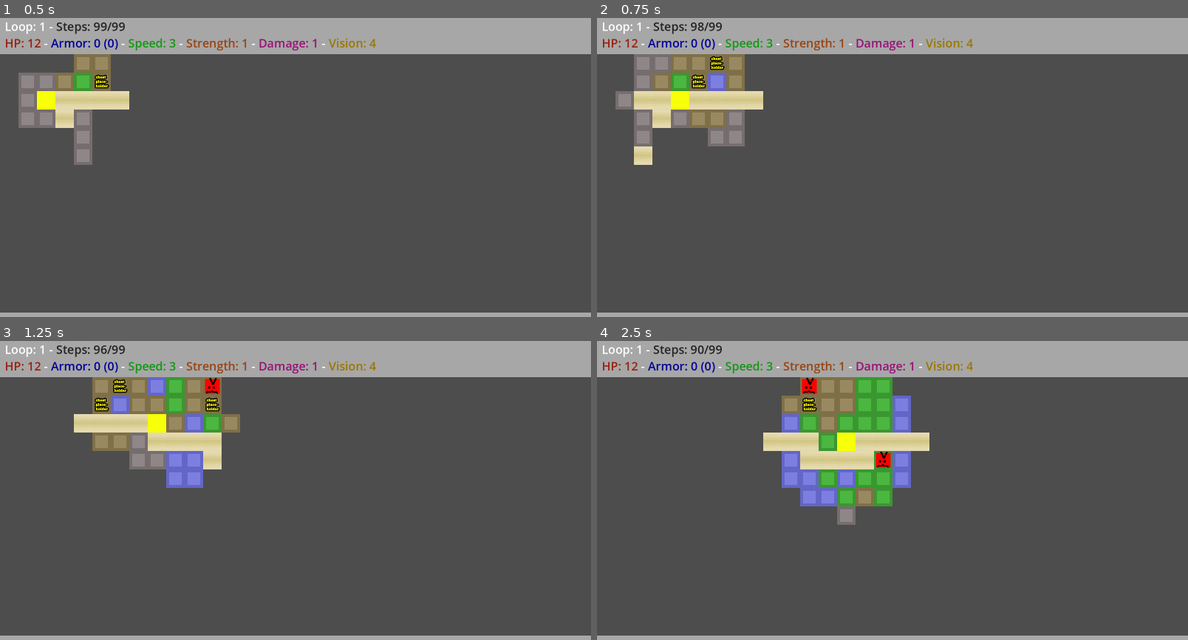
Above: before the commit, frames 1-4 (two rows, left to right).
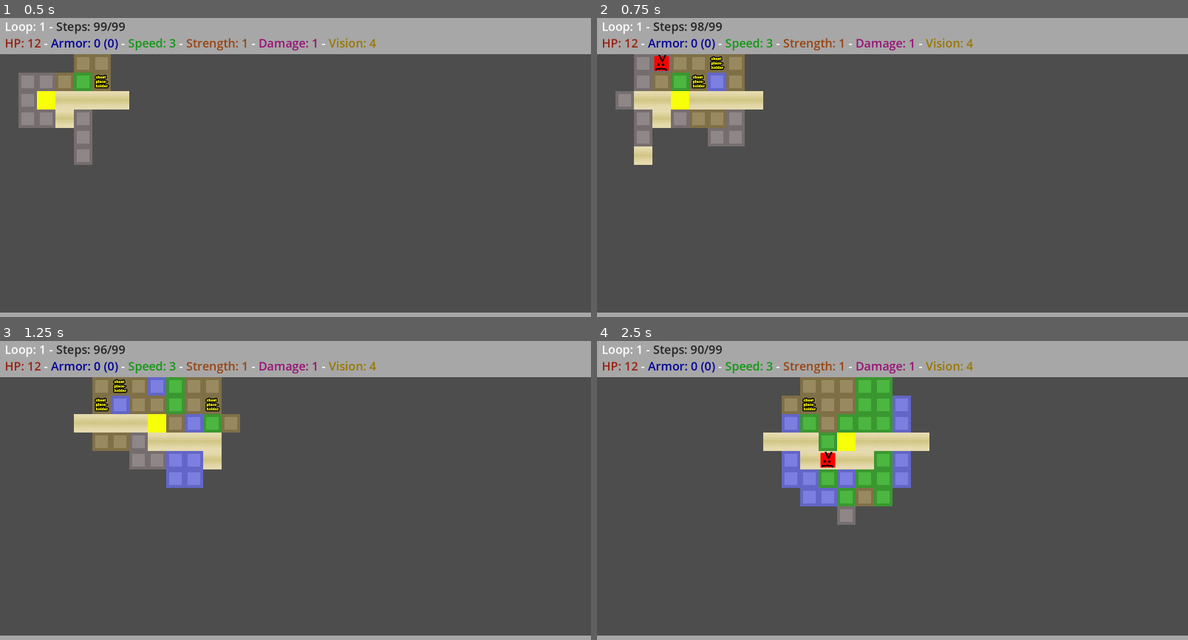
Above: after the commit, the same moments.

Repository: ShrikeGames/gmtk2025
Game: Godot game, scene res://assets/scenes/Main.tscn
Same seed, same stepped clock (60 frames per second), same inputs: the game is played once before the commit and once after it.
Inputs:
- Up to frame 1 (0.5 s): no input
- Up to frame 2 (0.75 s): tap Enter at 0.5 s; hold D (MoveRight) from 0.53 s (still down); tap E (Interact) at 0.6 s
- Up to frame 3 (1.25 s): keep holding D (MoveRight)
- Up to frame 4 (2.5 s): release D (MoveRight) at 1.28 s; hold S (MoveDown) 1.28-2.03 s; tap E (Interact) at 1.35, 2.3 s; tap Space at 2 s; hold D (MoveRight) from 2.03 s (still down); tap Backspace (Undo) at 2.1 s

Frame 1 is identical in both runs. In frame 2, 0.1% of the frame differs, in the area x 9-13%, y 12-18%; in frame 3, 0.1%; in frame 4, 0.4%, in the area x 34-50%, y 12-43%.

Commit message:
Day2 checkpoint

Diff:
--- a/assets/scripts/CombatScreen.gd
+++ b/assets/scripts/CombatScreen.gd
@@ -104,7 +104,7 @@
 		var base_damage:int = enemy_stats["damage"]
 		var strength:int = enemy_stats["strength"]
 		# for now don't give enemies a strength modifier
-		var enemy_strength_damage_modifier:float = 0
+		var enemy_strength_damage_modifier:float = 0.5
 
 		var total_damage:int = base_damage + int(strength*enemy_strength_damage_modifier)
 		# deal the damage first to armor
--- a/assets/scripts/RewardChoiceScreen.gd
+++ b/assets/scripts/RewardChoiceScreen.gd
@@ -434,7 +434,12 @@
 			"description": "Increase your [color=#119911]Speed[/color] by 6 and deal bonus damage equal to your speed.",
 			"type": "item",
 			"color": "997700",
-			"stats": [],
+			"stats": [{
+				"name": "speed",
+				"type": "modify",
+				"min_amount": 6,
+				"max_amount": 6
+			}],
 			"combat_effects": [
 				{
 					"damage": {
@@ -444,12 +449,6 @@
 							"use_other_stat": "speed",
 							"min_amount": 0,
 							"max_amount": 0
-						},
-						{
-							"name": "damage",
-							"type": "modify",
-							"min_amount": 6,
-							"max_amount": 6
 						}]
 					}
 				}
@@ -541,7 +540,7 @@
 			"type": "consumable",
 			"color": "000099",
 			"stats": [{
-				"name": "health",
+				"name": "hp",
 				"type": "modify",
 				"min_amount": 25,
 				"max_amount": 25
@@ -557,7 +556,7 @@
 	if rarity == "":
 		randomly_select_rarity = true
 	var rarities:Array[String] = ["common", "uncommon", "rare", "legendary", "unique"]
-	var probabilities:Array[float] = [0.5, 0.5, 0.5, 0.5, 0.5]
+	var probabilities:Array[float] = [0.5, 0.5, 0.5, 0.5, 1]
 	for reward_card in reward_cards:
 		if randomly_select_rarity:
 			var i:int = 0
--- a/assets/scripts/SideBar.gd
+++ b/assets/scripts/SideBar.gd
@@ -19,7 +19,7 @@
 	var displayed_strength:int = strength
 	var displayed_damage:int = damage
 	var displayed_vision:int = vision
-	var displayed_max_steps:int = max_steps
+	var displayed_max_steps:float = max_steps
 	for reward_config in rewards:
 		var reward_type:String = reward_config.get("type", "consumable")
 		if reward_type != "item":
@@ -36,42 +36,42 @@
 			if stat_name != "":
 				if type == "modify":
 					if stat_name == "vision":
-						displayed_vision += amount
+						displayed_vision = max(0, displayed_vision+amount)
 					elif stat_name == "hp":
-						displayed_hp += amount
+						displayed_hp = max(1, displayed_hp+amount)
 					elif stat_name == "armor":
-						displayed_armor += amount
+						displayed_armor = max(0, displayed_armor+amount)
 					elif stat_name == "armor_regen":
-						displayed_armor_regen += amount
+						displayed_armor_regen = max(0, displayed_armor_regen+amount)
 					elif stat_name == "speed":
-						displayed_speed += amount
+						displayed_speed = max(0, displayed_speed+amount)
 					elif stat_name == "strength":
-						displayed_strength += amount
+						displayed_strength = max(0, displayed_strength+amount)
 					elif stat_name == "damage":
-						displayed_damage += amount
+						displayed_damage = max(0, displayed_damage+amount)
 					elif stat_name == "steps":
-						steps += amount
+						steps = max(0, steps+amount)
 					elif stat_name == "max_steps":
-						displayed_max_steps += amount
+						displayed_max_steps = max(0, displayed_max_steps+amount)
 				elif type == "set":
 					if stat_name == "vision":
-						displayed_vision = amount
+						displayed_vision = max(0, amount)
 					elif stat_name == "hp":
-						displayed_hp = amount
+						displayed_hp = max(1, amount)
 					elif stat_name == "armor":
-						displayed_armor = amount
+						displayed_armor = max(0, amount)
 					elif stat_name == "armor_regen":
-						displayed_armor_regen = amount
+						displayed_armor_regen = max(0, amount)
 					elif stat_name == "speed":
-						displayed_speed = amount
+						displayed_speed = max(0, amount)
 					elif stat_name == "strength":
-						displayed_strength = amount
+						displayed_strength = max(0, amount)
 					elif stat_name == "damage":
-						displayed_damage = amount
+						displayed_damage = max(0, amount)
 					elif stat_name == "steps":
-						steps = amount
+						steps = max(0, amount)
 					elif stat_name == "max_steps":
-						displayed_max_steps = amount
+						displayed_max_steps = max(0, amount)
 
 	var steps_rich_text:String = "[color=#222222]Steps: %d/%d[/color]"%[int(steps), int(displayed_max_steps)]
 	var hp_rich_text:String = "[color=#992211]HP: %d[/color]"%[displayed_hp]
--- a/assets/scripts/WorldMap.gd
+++ b/assets/scripts/WorldMap.gd
@@ -28,6 +28,7 @@
 @export var max_steps:float = 99
 @export var steps:float = 99
 @export var loop:float = 0
+@export var boss_kills:float = 0
 
 @export var has_flippers:bool = false
 @export var has_climbing_gear:bool = false
@@ -70,7 +71,7 @@
 	init_loop()
 
 func init_loop():
-	loop +=1
+	loop += 1
 	rewards = []
 	fighting_boss = false
 	has_flippers = false
@@ -91,6 +92,9 @@
 		hp = 12
 	max_steps = 99
 	steps = 99
+	reward_choice_screen.visible = false
+	combat_screen.visible = false
+	combat_screen.combat_results_screen.visible = false
 	# draw the tiles to the screen around the player
 	update_screen(player_position, sight_radius)
 
@@ -131,13 +135,18 @@
 		if road_tile_count > 1 and road_tile_count%4 == 0:
 			road_y += randi_range(-1, 1)
 			road_x -= 1
+		road_x = wrapi(road_x, 0, map_width)
+		road_y = wrapi(road_y, 0, map_height)
 		generate_tile(new_map_tiles[road_y][road_x], road_x, road_y, p_tile_width, p_tile_height, TILE_ROAD, -1)
 		road_tile_count += 1
 		road_x += 1
+
 	while road_y < map_height-4:
 		if road_tile_count%4 == 0:
 			road_x += randi_range(-1, 1)
 			road_y -= 1
+		road_x = wrapi(road_x, 0, map_width)
+		road_y = wrapi(road_y, 0, map_height)
 		generate_tile(new_map_tiles[road_y][road_x], road_x, road_y, p_tile_width, p_tile_height, TILE_ROAD, -1)
 		road_tile_count += 1
 		road_y += 1
@@ -145,6 +154,8 @@
 		if road_tile_count > 1 and road_tile_count%4 == 0:
 			road_y += randi_range(-1, 1)
 			road_x += 1
+		road_x = wrapi(road_x, 0, map_width)
+		road_y = wrapi(road_y, 0, map_height)
 		generate_tile(new_map_tiles[road_y][road_x], road_x, road_y, p_tile_width, p_tile_height, TILE_ROAD, -1)
 		road_tile_count += 1
 		road_x -= 1
@@ -152,6 +163,8 @@
 		if road_tile_count%4 == 0:
 			road_x += randi_range(-1, 1)
 			road_y += 1
+		road_x = wrapi(road_x, 0, map_width)
+		road_y = wrapi(road_y, 0, map_height)
 		generate_tile(new_map_tiles[road_y][road_x], road_x, road_y, p_tile_width, p_tile_height, TILE_ROAD, -1)
 		road_tile_count += 1
 		road_y -= 1
@@ -165,13 +178,13 @@
 		existing_tile.item_id = 1
 		# generate a random enemy
 		var base_enemy_stats:Dictionary = {
-			"hp": 5,
+			"hp": 1,
 			"armor": 0,
-			"speed": 3,
+			"speed": 1,
 			"damage": 1,
 			"strength": 1
 		}
-		var enemy_stats:Dictionary = generate_enemy_stats(base_enemy_stats, 30)
+		var enemy_stats:Dictionary = generate_enemy_stats(base_enemy_stats, 10*pow(boss_kills+1,2))
 
 		existing_tile.enemy_stats = enemy_stats
 		existing_tile.update_texture()
@@ -247,7 +260,7 @@
 
 	side_bar.update_stats(rewards, steps, max_steps, hp, armor, armor_regen, speed, strength, damage, sight_radius, loop)
 
-func is_visible_to_player(map_tile:MapTile, p_tile_position:Vector2i, p_player_position:Vector2i, p_sight_radius:int):
+func is_visible_to_player(_map_tile:MapTile, p_tile_position:Vector2i, p_player_position:Vector2i, p_sight_radius:int):
 	var distance:float = p_player_position.distance_to(p_tile_position)
 	var players_tile:MapTile = map_tiles[p_player_position.y][p_player_position.x]
 	if distance <2 and players_tile.type == TILE_FOREST:
@@ -295,6 +308,17 @@
 	return is_within_distance and is_tile_visible
 
 func _process(delta: float) -> void:
+	if combat_screen.visible:
+		if combat_screen.is_combat_lost():
+			combat_screen.combat_results_screen.results_test.text="[center]Defeat!\nYou were defeated in battle.\nPress the Interact key to restart the loop and try again.[/center]"
+			combat_screen.combat_results_screen.visible=true
+			combat_screen.combat_results_screen.combat_type = "Defeat"
+
+		elif combat_screen.is_combat_won():
+			combat_screen.combat_results_screen.results_test.text="[center]Victory!\nYou were victorious in battle.\nPress the Interact key to claim your reward.[/center]"
+			combat_screen.combat_results_screen.visible=true
+			combat_screen.combat_results_screen.combat_type = "Victory"
+
 	if hp <= 0:
 		if combat_screen.visible and combat_screen.combat_results_screen.visible and combat_screen.is_combat_lost():
 			if Input.is_action_just_pressed("Interact"):
@@ -321,14 +345,12 @@
 				seed(rng_seed.hash())
 				init_loop()
 			elif combat_screen.is_combat_won():
-				show_reward_choice_screen()
+				if fighting_boss:
+					print("Beat the boss")
+					boss_kills+=1
 				combat_screen.combat_results_screen.visible = false
 				combat_screen.visible = false
-				if fighting_boss:
-					print("Beat the boss")
-					randomize()
-					seed(randf()*9999999)
-					init_loop()
+				show_reward_choice_screen()
 		return
 	if not reward_choice_screen.visible and steps > 0:
 		if Input.is_action_pressed("MoveUp"):
@@ -381,12 +403,26 @@
 		reward_choice_screen.visible = false
 
 	if reward_choice_screen.visible:
+		print(fighting_boss)
 		if Input.is_action_just_pressed("Option1"):
 			give_reward(0)
+			if fighting_boss:
+				randomize()
+				seed(randi())
+				init_loop()
 		elif Input.is_action_just_pressed("Option2"):
 			give_reward(1)
+			if fighting_boss:
+				randomize()
+				seed(randi())
+				init_loop()
 		elif Input.is_action_just_pressed("Option3"):
 			give_reward(2)
+			if fighting_boss:
+				randomize()
+				seed(randi())
+				init_loop()
+
 
 func has_valid_movements():
 	if steps <= 0:
@@ -394,21 +430,18 @@
 
 	if steps > 0:
 		# check all tiles around the player if the movement cost would be too much or not
-		var has_valid_movement_option:bool = false
-		for y in range(-1,2):
-			for x in range(-1,2):
-				if x == y:
-					continue
-				var map_tile:MapTile = map_tiles[y][x]
-				# it is a valid place to move
-				if map_tile.step_cost <= steps:
-					if map_tile.walkable:
+		for coords in [[-1,0],[1,0],[0,1],[0,-1]]:
+			var map_tile:MapTile = map_tiles[player_position.y+coords[1]][player_position.x+coords[0]]
+			# it is a valid place to move
+			if map_tile.step_cost <= steps:
+				if map_tile.walkable:
+					return true
+				else:
+					print(map_tile, " is walkable")
+					if map_tile.type == TILE_WATER and has_flippers:
 						return true
-					else:
-						if map_tile.type == TILE_WATER and has_flippers:
-							return true
-						elif map_tile.type == TILE_WALL and has_climbing_gear:
-							return true
+					elif map_tile.type == TILE_WALL and has_climbing_gear:
+						return true
 
 
 	return false
@@ -419,12 +452,12 @@
 	# TODO implement
 	var base_enemy_stats:Dictionary = {
 		"hp": 50,
-		"armor": 10,
+		"armor": 5,
 		"speed": 5,
 		"damage": 5,
 		"strength": 4
 	}
-	var enemy_stats:Dictionary = generate_enemy_stats(base_enemy_stats, 100)
+	var enemy_stats:Dictionary = generate_enemy_stats(base_enemy_stats, 50*(boss_kills+1))
 	combat_screen.start_combat(enemy_stats)
 	combat_screen.visible = true
 	var rarities:Array[String] = ["legendary", "legendary", "unique"]
@@ -458,7 +491,7 @@
 			if stat_name != "":
 				if type == "modify":
 					if stat_name == "vision":
-						sight_radius += amount
+						sight_radius = max(1, sight_radius+amount)
 					elif stat_name == "hp":
 						hp = max(1, hp+amount)
 					elif stat_name == "armor":
@@ -504,7 +537,7 @@
 	rewards.append(reward_config)
 
 	reward_choice_screen.visible = false
-	update_screen(player_position, sight_radius)
+	update_screen(player_position, side_bar.calculated_stats["vision"])
 
 
 func interact_with_item(current_map_tile:MapTile):
Not shown, changed: README.md
